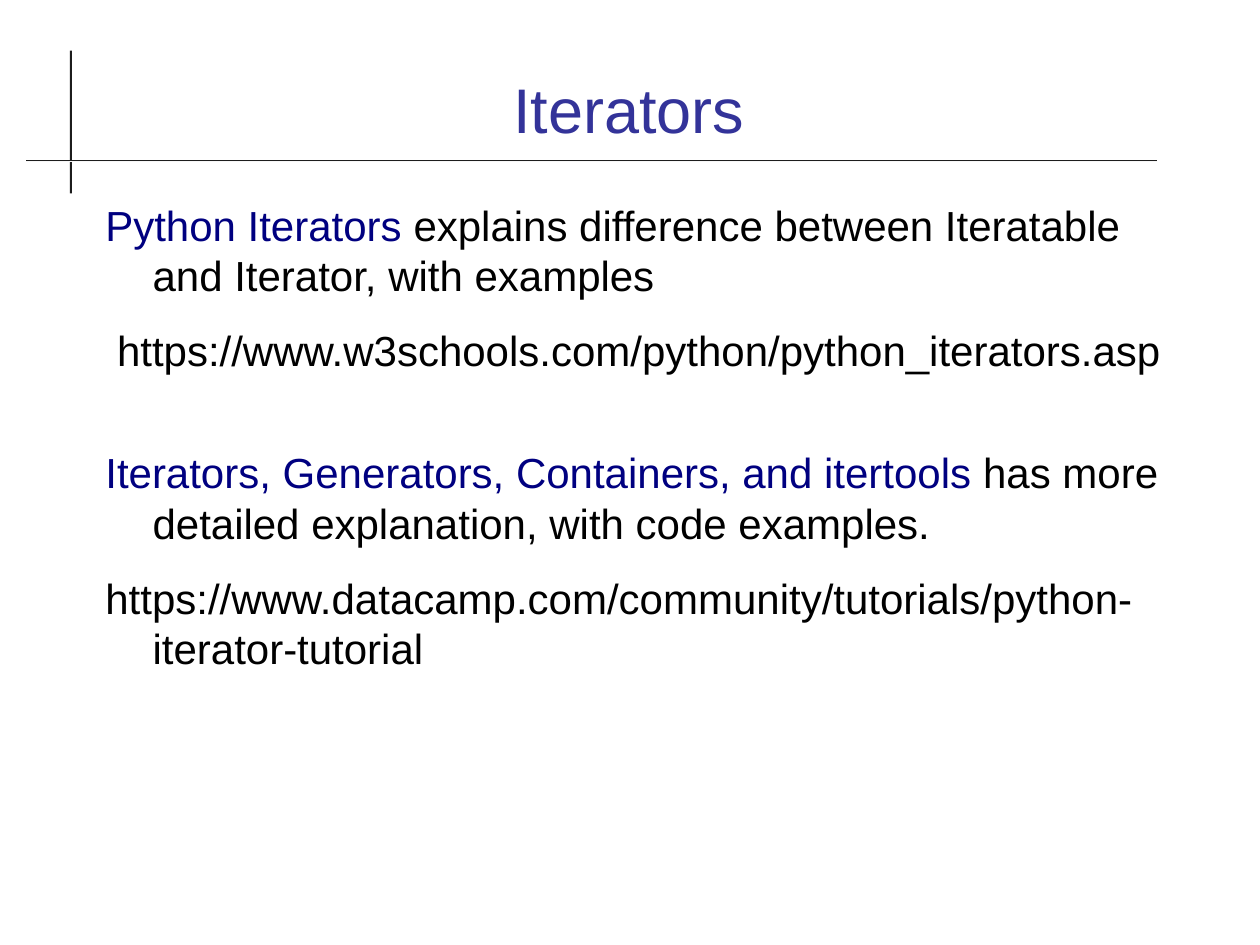
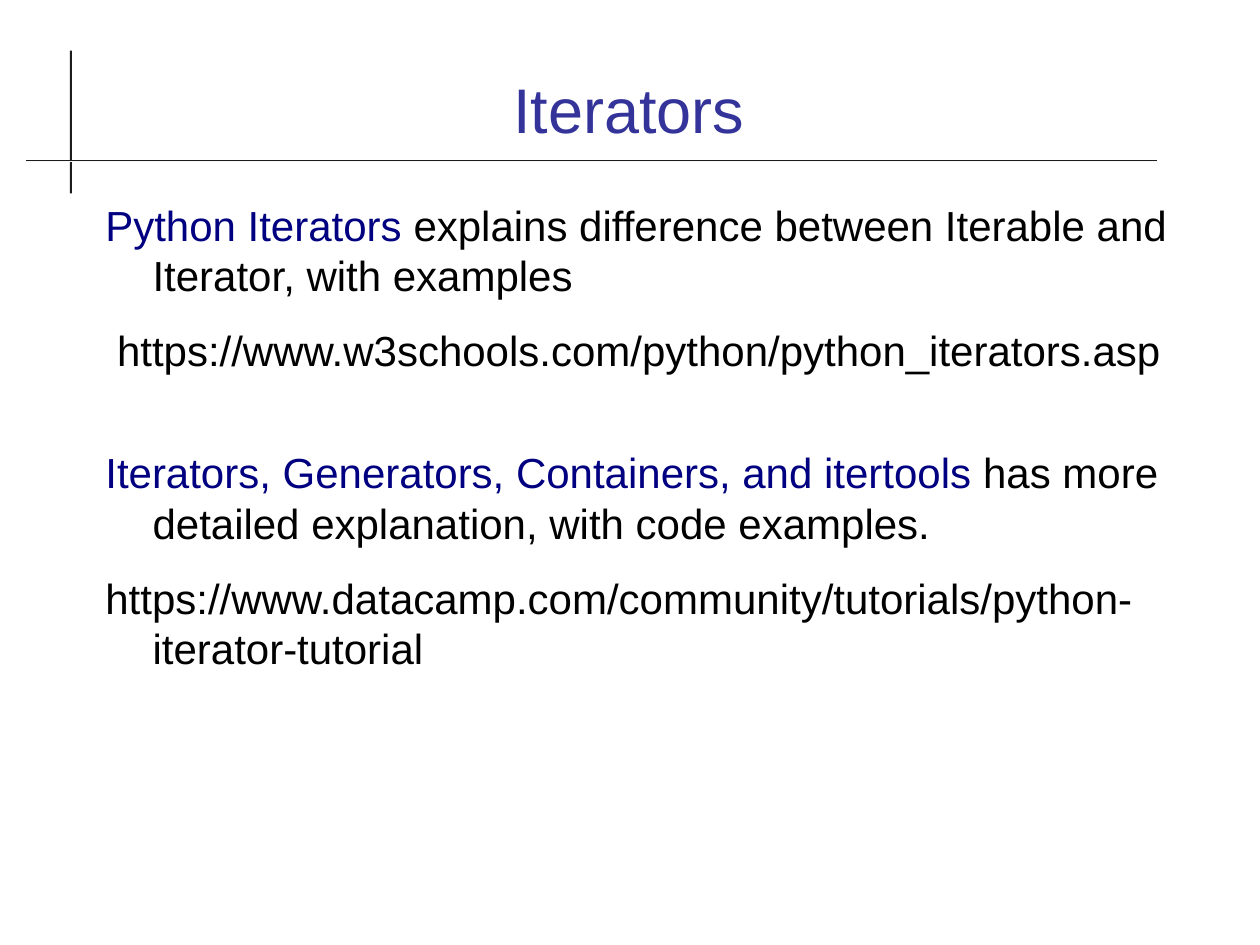
Before and after one commit to cpske/ISP, a slide deck: slide 28 of code-quality/Type-Checking.odp. Drawn at 1260x945 pixels with LibreOffice and Linux fonts; fonts in the diff are those of the drawing. Boxes give left, top, right and bottom in pixels: in the first picture for what was removed or moved away, otherwise in the second. Text is boxed around its words. In the diff, an @@ line names an element or a change of style, - is before the commit and + after.

```diff
--- a/code-quality/Type-Checking.odp
+++ b/code-quality/Type-Checking.odp
@@ text at bbox=[105, 210, 1167, 300]: text changed @@
-Python Iterators explains difference between Iteratable and Iterator, with examples
+Python Iterators explains difference between Iterable and Iterator, with examples
```
Also in this commit, not shown: 9 other slides changed, 1 other file.
